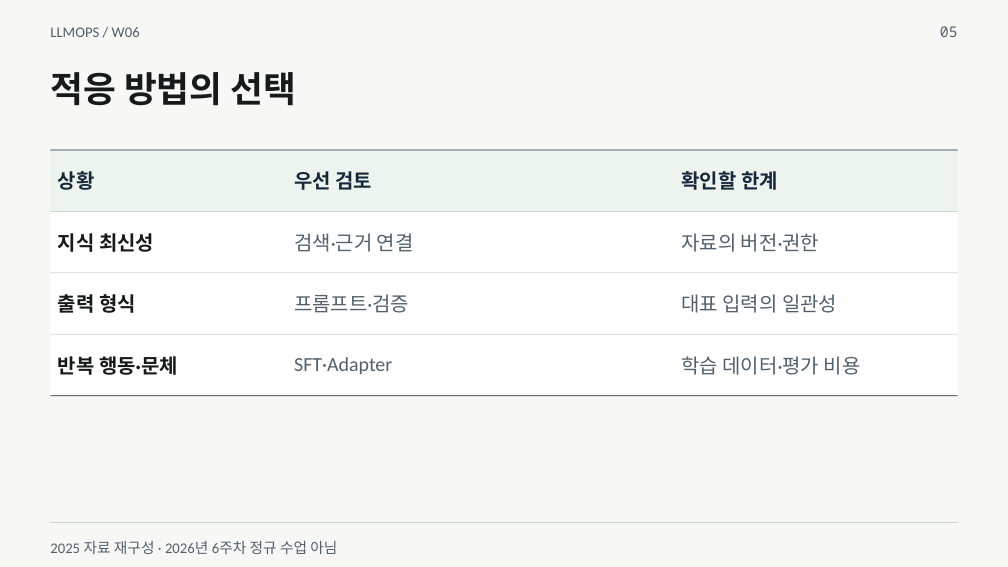
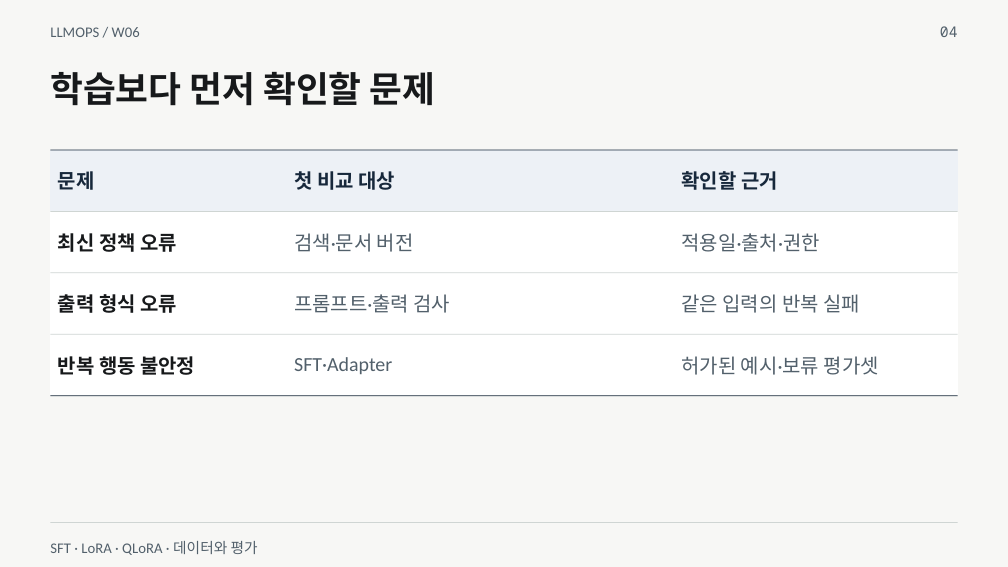
Before and after one commit to smilesjcha/llmops-16week, a slide deck: slide 4 of week06/lecture/06_week6_sft_lora_reference.pptx (slide 5 before the commit). Drawn at 1008x567 pixels with LibreOffice and Linux fonts; fonts in the diff are those of the drawing. Boxes give left, top, right and bottom in pixels: in the first picture for what was removed or moved away, otherwise in the second. Text is boxed around its words. In the diff, an @@ line names an element or a change of style, - is before the commit and + after.

```diff
--- a/week06/lecture/06_week6_sft_lora_reference.pptx
+++ b/week06/lecture/06_week6_sft_lora_reference.pptx
@@ text at [940,26,958,37]: text changed @@
-05
+04
@@ text at [50,72,436,106]: text changed @@
-적응 방법의 선택
+학습보다 먼저 확인할 문제
@@ table at [51,150,957,395] @@
-row 1: 상황 | 우선 검토 | 확인할 한계
+row 1: 문제 | 첫 비교 대상 | 확인할 근거
-row 2: 지식 최신성 | 검색·근거 연결 | 자료의 버전·권한
+row 2: 최신 정책 오류 | 검색·문서 버전 | 적용일·출처·권한
-row 3: 출력 형식 | 프롬프트·검증 | 대표 입력의 일관성
+row 3: 출력 형식 오류 | 프롬프트·출력 검사 | 같은 입력의 반복 실패
-row 4, column 1: 반복 행동·문체
+row 4, column 1: 반복 행동 불안정
-row 4, column 3: 학습 데이터·평가 비용
+row 4, column 3: 허가된 예시·보류 평가셋
@@ fill #EDF3EF to #EDF1F6 in row 1 @@
@@ text at [50,541,258,555]: text changed @@
-2025 자료 재구성 · 2026년 6주차 정규 수업 아님
+SFT · LoRA · QLoRA · 데이터와 평가
```
Also in this commit, not shown: 10 other slides changed, 21 slides added, 9 slides removed, 30 other files.
